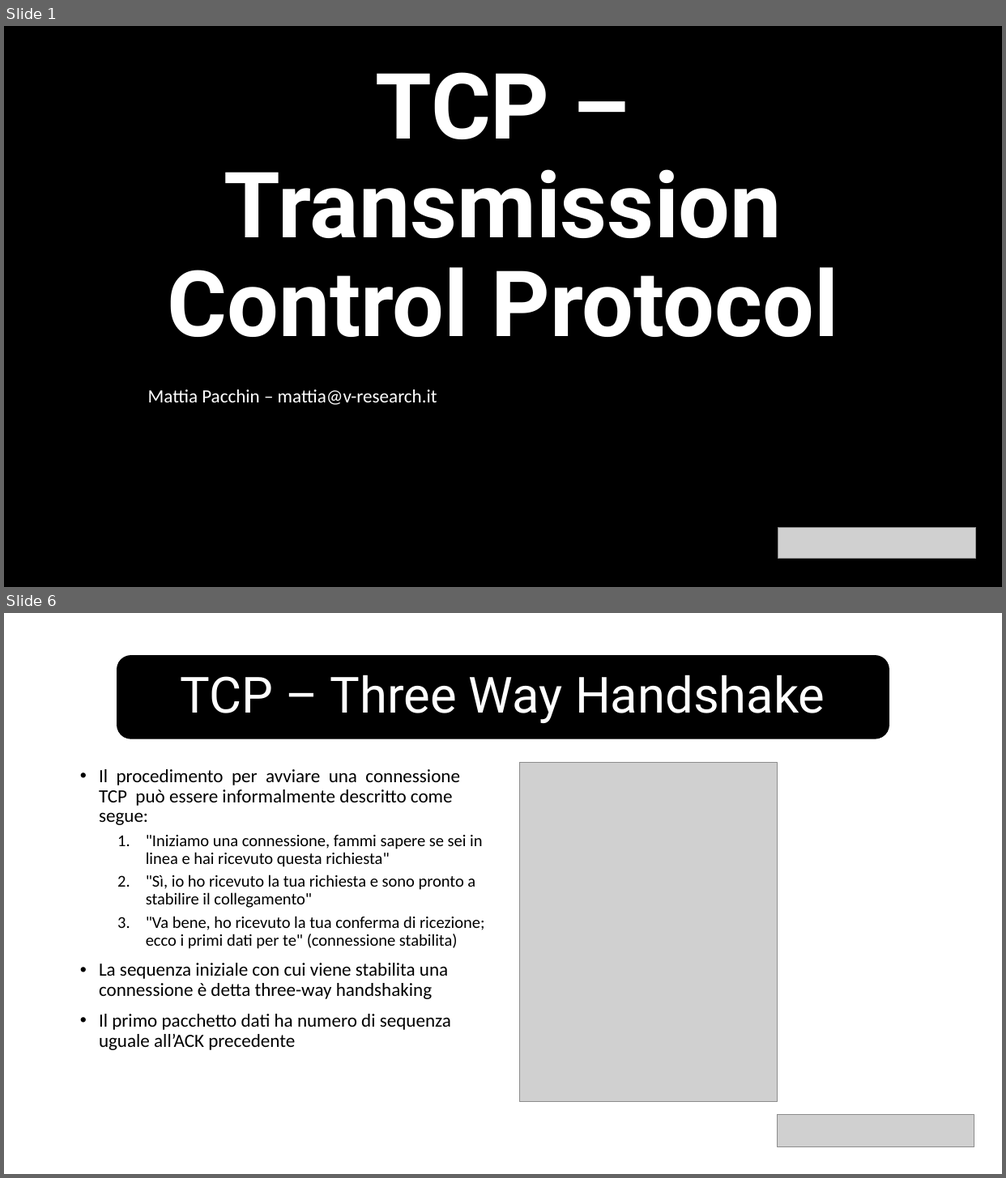
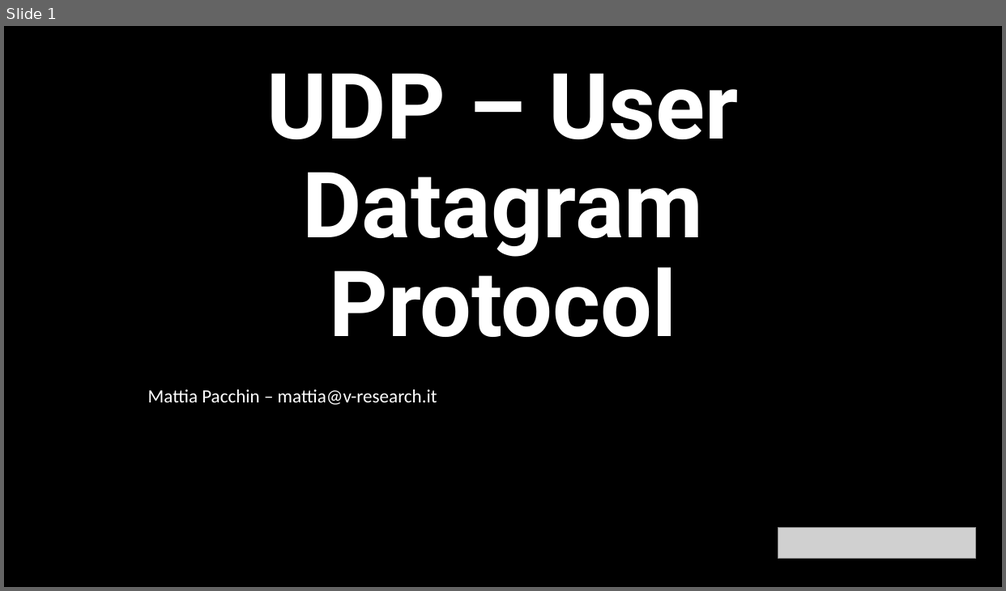
Before and after one commit to v-research/edu, a slide deck: network_introduction_2022/material/l5/udp.pptx. Shown one above the other, each under a label of ours: slides 1 and 6 before the commit, slide 1 after it; the slides between them are not shown. The pictures are 1006x1178 and 1006x591 pixels, drawn with LibreOffice and Linux fonts; fonts in the diff are those of the drawing; grey boxes stand for pictures. Boxes give left, top, right and bottom in pixels: in the first picture for what was removed or moved away, otherwise in the second. Text is boxed around its words. In the diff, an @@ line names an element or a change of style, - is before the commit and + after.

```diff
--- a/network_introduction_2022/material/l5/udp.pptx
+++ b/network_introduction_2022/material/l5/udp.pptx
@@ slide 6 removed at (x1=4, y1=613, x2=1002, y2=1174), background #FFFFFF @@
@@ rounded rectangle removed at (x1=117, y1=656, x2=889, y2=739) @@
@@ title removed at (x1=181, y1=675, x2=825, y2=723) @@
-TCP – Three Way Handshake
@@ text removed at (x1=99, y1=769, x2=484, y2=1050) @@
-• Il procedimento per avviare una connessione TCP può essere informalmente descritto come segue:
-  1. "Iniziamo una connessione, fammi sapere se sei in linea e hai ricevuto questa richiesta"
-  2. "Sì, io ho ricevuto la tua richiesta e sono pronto a stabilire il collegamento"
-  3. "Va bene, ho ricevuto la tua conferma di ricezione; ecco i primi dati per te" (connessione stabilita)
-• La sequenza iniziale con cui viene stabilita una connessione è detta three-way handshaking
-• Il primo pacchetto dati ha numero di sequenza uguale all’ACK precedente
@@ picture removed at (x1=520, y1=763, x2=778, y2=1102) @@
@@ picture removed at (x1=778, y1=1114, x2=975, y2=1147) @@
@@ slide 1 changed as well @@
@@ title at (x1=267, y1=73, x2=739, y2=337): text changed @@
-TCP – Transmission Control Protocol
+UDP – User Datagram Protocol
```
Also in this commit, not shown: 1 other slide changed, 4 slides added, 4 other slides removed, 9 other files.
